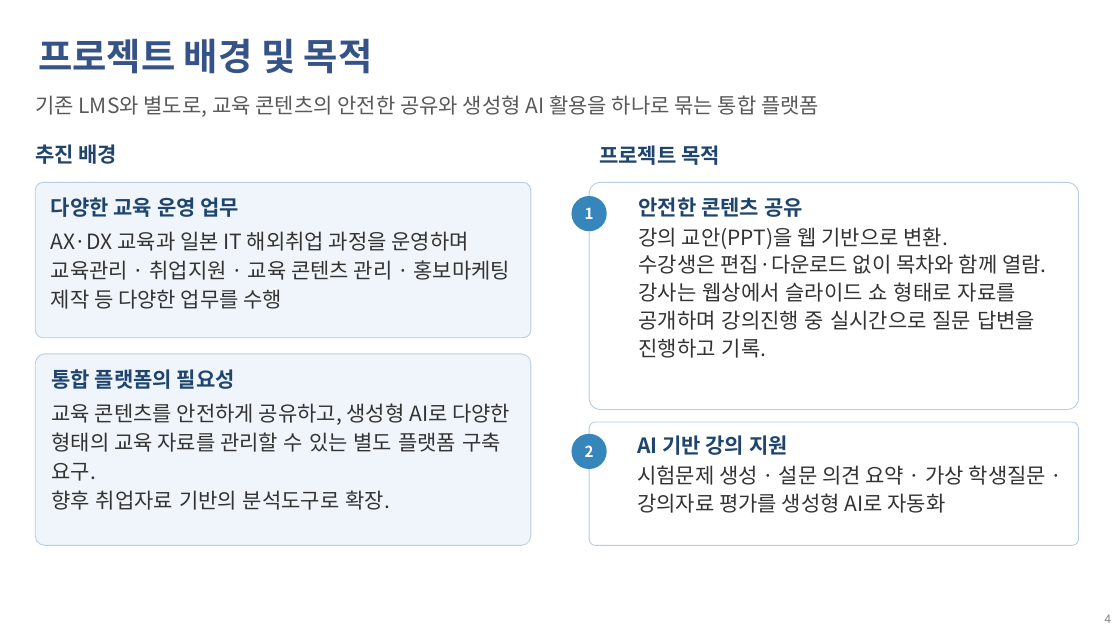
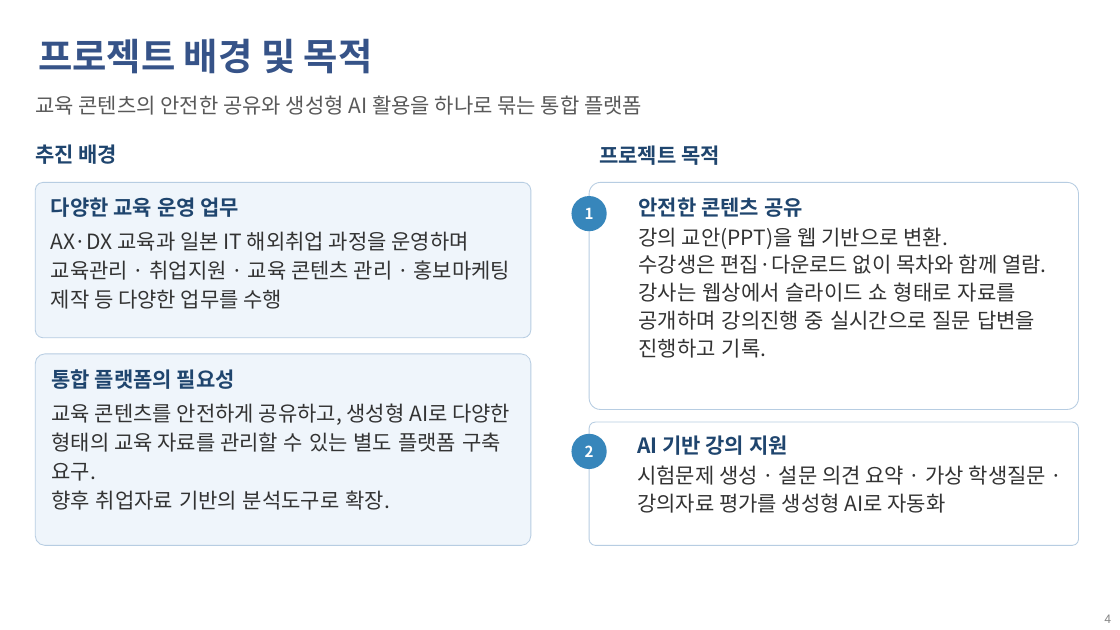
Before and after one commit to rockfe99/dsacontents, a slide deck: slide 4 of 참고파일/강의 컨텐츠 관리 시스템_박수연_박희용_260807.pptx. Drawn at 1120x630 pixels with LibreOffice and Linux fonts; fonts in the diff are those of the drawing; background and template pictures are left out. Boxes give left, top, right and bottom in pixels: in the first picture for what was removed or moved away, otherwise in the second. Text is boxed around its words. In the diff, an @@ line names an element or a change of style, - is before the commit and + after.

```diff
--- a/참고파일/강의 컨텐츠 관리 시스템_박수연_박희용_260807.pptx
+++ b/참고파일/강의 컨텐츠 관리 시스템_박수연_박희용_260807.pptx
@@ text at bbox=[35, 95, 642, 115]: text changed @@
-기존 LMS와 별도로, 교육 콘텐츠의 안전한 공유와 생성형 AI 활용을 하나로 묶는 통합 플랫폼
+교육 콘텐츠의 안전한 공유와 생성형 AI 활용을 하나로 묶는 통합 플랫폼
```
Also in this commit, not shown: 3 other slides changed, 3 other files.
